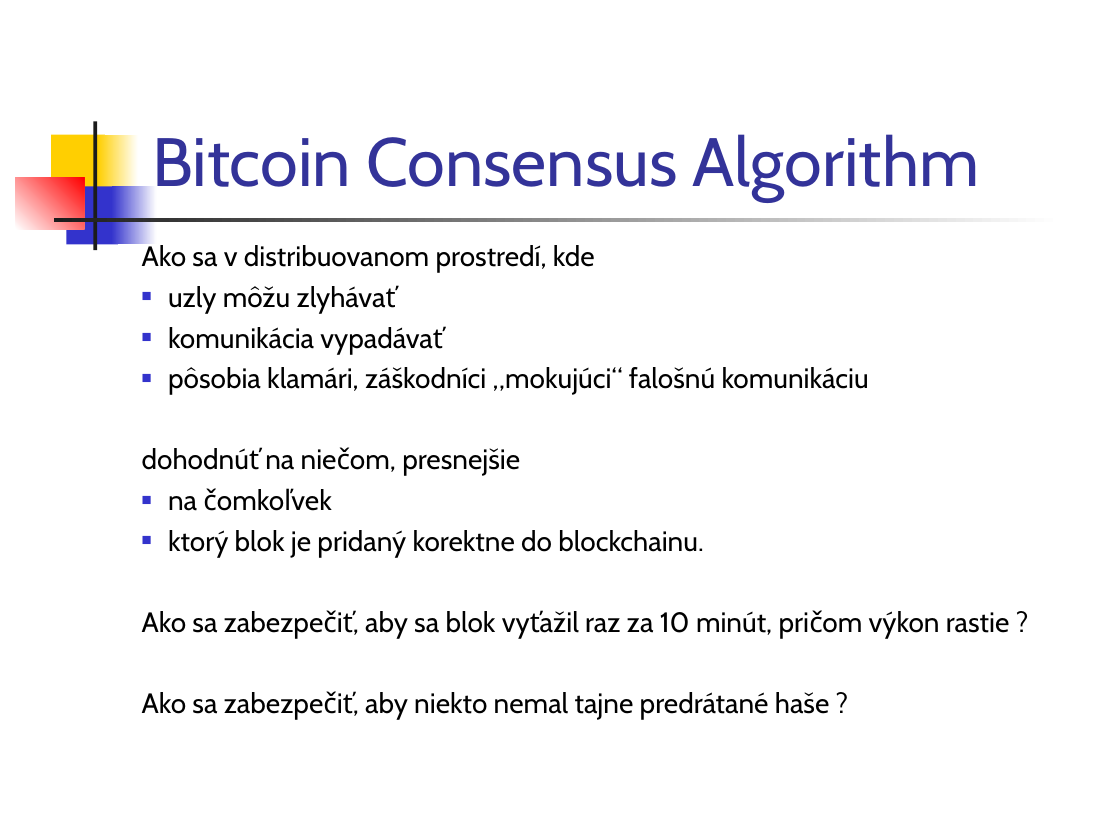
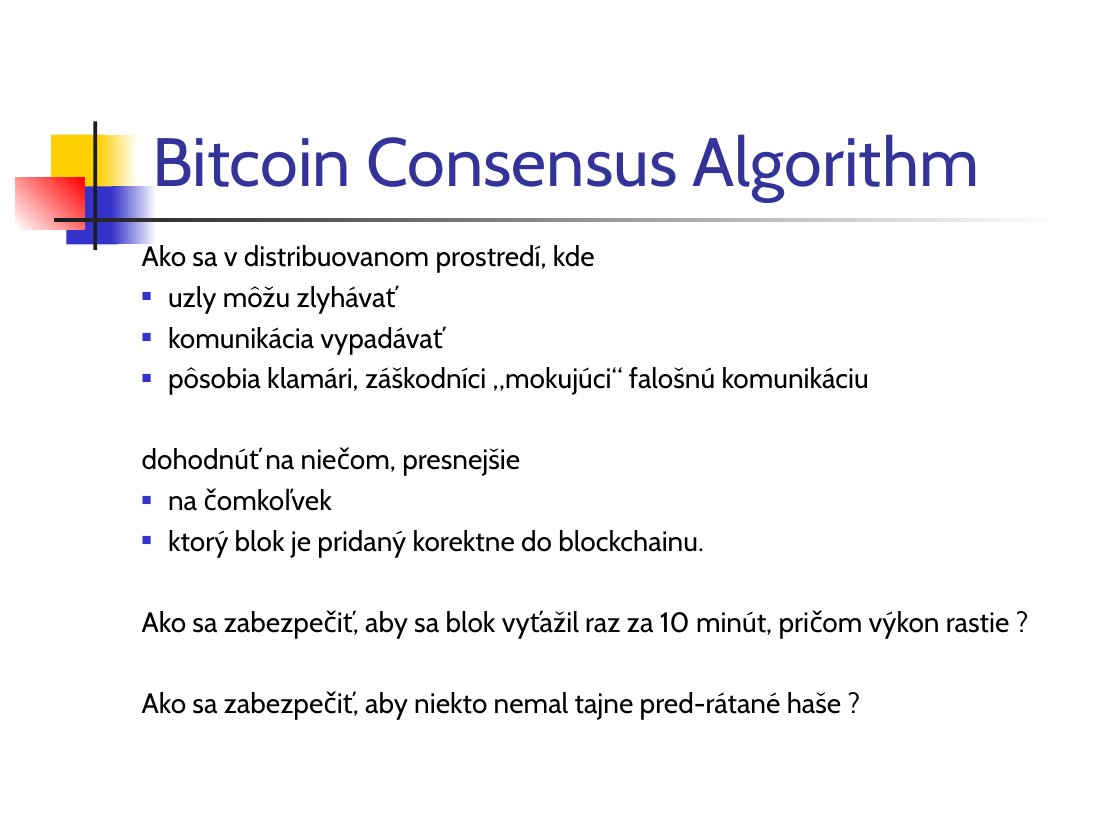
Before and after one commit to paradigmy/Prednasky, a slide deck: slide 29 of 05/go4.ppt. Drawn at 1120x840 pixels with LibreOffice and Linux fonts; fonts in the diff are those of the drawing. Boxes give left, top, right and bottom in pixels: in the first picture for what was removed or moved away, otherwise in the second. Text is boxed around its words. In the diff, an @@ line names an element or a change of style, - is before the commit and + after.

```diff
--- a/05/go4.ppt
+++ b/05/go4.ppt
@@ text at (x1=142, y1=692, x2=842, y2=720): text changed @@
-Ako sa zabezpečiť, aby niekto nemal tajne predrátané haše ?
+Ako sa zabezpečiť, aby niekto nemal tajne pred-rátané haše ?
```
Also in this commit, not shown: 2 other slides changed, 1 other file.
